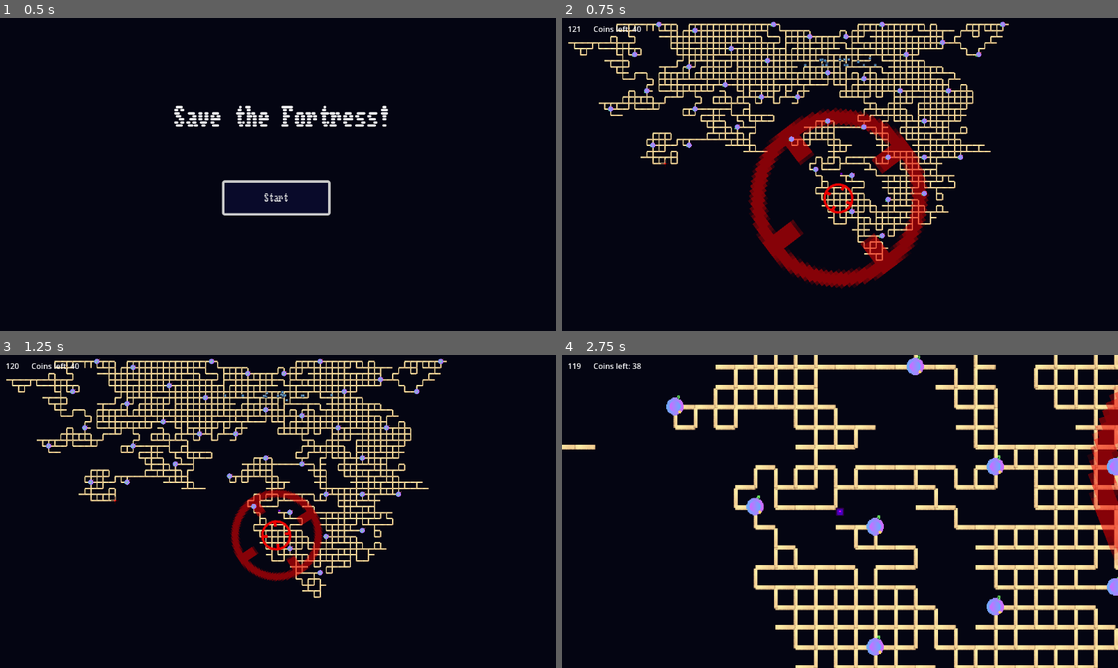
Above: before the commit, frames 1-4 (two rows, left to right).
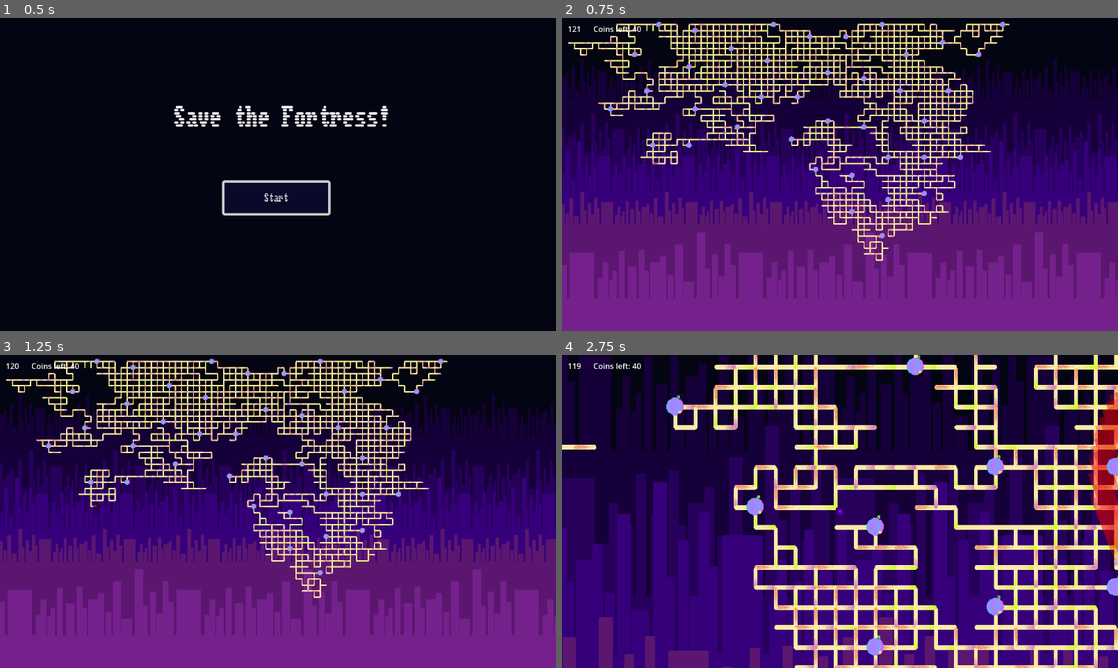
Above: after the commit, the same moments.

Repository: Kurooco/TwoDays
Game: Godot game, scene res://scenes/game_manager.tscn
Same seed, same stepped clock (60 frames per second), same inputs: the game is played once before the commit and once after it. The engine's default icon, where the game draws it, is replaced by a stand-in: a white triangle on a blue panel in a dark square.
Inputs (mouse positions are in pixels of both pictures, inside the frame that each line leads up to):
- Up to frame 1 (0.5 s): no input
- Up to frame 2 (0.75 s): click "Start" at 0.5 s
- Up to frame 3 (1.25 s): no input
- Up to frame 4 (2.75 s): move the mouse to (962, 495) at 1.27 s; hold W (up) from 1.28 s (still down); click (962, 495) at 1.35 s; move the mouse to (728, 527) at 2.02 s; tap C (toggle camera) at 2.1 s

Frame 1 is identical in both runs. In frame 2, 80% of the frame differs, in the area x 0-100%, y 1-100%; in frame 3, 80%; in frame 4, 83%, in the area x 0-100%, y 0-100%.

Commit message:
added background and popsicle art

Diff:
--- a/project.godot
+++ b/project.godot
@@ -75,6 +75,7 @@
 [rendering]
 
 textures/canvas_textures/default_texture_filter=0
+textures/canvas_textures/default_texture_repeat=1
 renderer/rendering_method="gl_compatibility"
 renderer/rendering_method.mobile="gl_compatibility"
 environment/defaults/default_clear_color=Color(0.0162374, 0.0211116, 0.0717847, 1)
--- /dev/null
+++ b/resources/popsicle.tres
@@ -0,0 +1,26 @@
+[gd_resource type="SpriteFrames" load_steps=5 format=3 uid="uid://kt34kulg8jrc"]
+
+[ext_resource type="Texture2D" uid="uid://djthyg2f1312p" path="res://art/popsicle2.png" id="1_x5min"]
+[ext_resource type="Texture2D" uid="uid://dvkjqkshdr8sw" path="res://art/popsicle2_green.png" id="2_7url4"]
+[ext_resource type="Texture2D" uid="uid://dgpm1uah1644k" path="res://art/popsicle2_purple.png" id="3_dipcw"]
+[ext_resource type="Texture2D" uid="uid://cwhhde0c54oi7" path="res://art/popsicle2_red.png" id="4_aiyjt"]
+
+[resource]
+animations = [{
+"frames": [{
+"duration": 1.0,
+"texture": ExtResource("1_x5min")
+}, {
+"duration": 1.0,
+"texture": ExtResource("2_7url4")
+}, {
+"duration": 1.0,
+"texture": ExtResource("3_dipcw")
+}, {
+"duration": 1.0,
+"texture": ExtResource("4_aiyjt")
+}],
+"loop": true,
+"name": &"default",
+"speed": 5.0
+}]
--- a/scenes/builder.tscn
+++ b/scenes/builder.tscn
@@ -27,6 +27,7 @@
 autostart = true
 
 [node name="Target" type="Node2D" parent="."]
+visible = false
 position = Vector2(138.25, 88.25)
 script = ExtResource("3_d4fih")
 
--- a/scenes/main.tscn
+++ b/scenes/main.tscn
@@ -8,6 +8,7 @@
 [ext_resource type="PackedScene" uid="uid://ceelw5x4xkrhp" path="res://scenes/coin.tscn" id="6_tbgy5"]
 [ext_resource type="PackedScene" uid="uid://1fa4xsk6l5dk" path="res://scenes/cannon.tscn" id="7_6gntm"]
 [ext_resource type="PackedScene" uid="uid://caujxb4kadxl3" path="res://scenes/bomb.tscn" id="8_qpn4l"]
+[ext_resource type="Texture2D" uid="uid://doejtja3mytex" path="res://art/city_back.png" id="10_hd2he"]
 [ext_resource type="PackedScene" uid="uid://dy3q78jku1yia" path="res://scenes/panic_spawner.tscn" id="10_sjkyb"]
 
 [node name="Main" type="Node2D"]
@@ -39,7 +40,6 @@
 
 [node name="PanicSpawner" parent="." node_paths=PackedStringArray("worldmap") instance=ExtResource("10_sjkyb")]
 position = Vector2(0, -925)
-amount = 20
 worldmap = NodePath("..")
 
 [node name="CanvasLayer" type="CanvasLayer" parent="."]
@@ -90,6 +90,65 @@
 offset_bottom = 34.0
 text = "Coins left: 0"
 
+[node name="ParallaxBackground" type="ParallaxBackground" parent="."]
+
+[node name="ParallaxLayer5" type="ParallaxLayer" parent="ParallaxBackground"]
+position = Vector2(0, -489)
+scale = Vector2(0.8, 0.8)
+motion_scale = Vector2(0.5, 0.5)
+
+[node name="Sprite2D" type="Sprite2D" parent="ParallaxBackground/ParallaxLayer5"]
+modulate = Color(0.0840353, 0.000109329, 0.224007, 1)
+position = Vector2(1355, 1616.25)
+scale = Vector2(1, 3.14)
+texture = ExtResource("10_hd2he")
+region_enabled = true
+region_rect = Rect2(0, 0, 10000, 1000)
+
+[node name="ParallaxLayer" type="ParallaxLayer" parent="ParallaxBackground"]
+motion_scale = Vector2(0.7, 0.7)
+
+[node name="Sprite2D" type="Sprite2D" parent="ParallaxBackground/ParallaxLayer"]
+modulate = Color(0.152274, 0.000284934, 0.360943, 1)
+position = Vector2(-268, 1277)
+scale = Vector2(1, 3.14)
+texture = ExtResource("10_hd2he")
+region_enabled = true
+region_rect = Rect2(0, 0, 7000, 1000)
+
+[node name="ParallaxLayer3" type="ParallaxLayer" parent="ParallaxBackground"]
+motion_scale = Vector2(0.8, 0.8)
+
+[node name="Sprite2D" type="Sprite2D" parent="ParallaxBackground/ParallaxLayer3"]
+modulate = Color(0.212956, 0.000527898, 0.482716, 1)
+position = Vector2(-616, 1376)
+scale = Vector2(1, 3.14)
+texture = ExtResource("10_hd2he")
+region_enabled = true
+region_rect = Rect2(0, 0, 7000, 1000)
+
+[node name="ParallaxLayer2" type="ParallaxLayer" parent="ParallaxBackground"]
+motion_scale = Vector2(0.9, 0.9)
+
+[node name="Sprite2D" type="Sprite2D" parent="ParallaxBackground/ParallaxLayer2"]
+modulate = Color(0.358544, 0.0914364, 0.435451, 1)
+position = Vector2(580, 1159)
+scale = Vector2(1, 1.998)
+texture = ExtResource("10_hd2he")
+region_enabled = true
+region_rect = Rect2(0, 0, 7000, 1000)
+
+[node name="ParallaxLayer4" type="ParallaxLayer" parent="ParallaxBackground"]
+motion_scale = Vector2(0.95, 0.95)
+
+[node name="Sprite2D" type="Sprite2D" parent="ParallaxBackground/ParallaxLayer4"]
+modulate = Color(0.459497, 0.131204, 0.554491, 1)
+position = Vector2(-266, 2322)
+scale = Vector2(2, 3.996)
+texture = ExtResource("10_hd2he")
+region_enabled = true
+region_rect = Rect2(0, 0, 7000, 1000)
+
 [connection signal="player_died" from="Player" to="." method="_on_player_player_died"]
 [connection signal="hidden" from="PanicSpawner" to="." method="_on_panic_spawner_hidden"]
 [connection signal="timeout" from="CanvasLayer/Timer" to="." method="_on_timer_timeout"]
--- a/scenes/platform.tscn
+++ b/scenes/platform.tscn
@@ -1,7 +1,7 @@
 [gd_scene load_steps=6 format=3 uid="uid://cq78ane1yx2ai"]
 
 [ext_resource type="Script" path="res://scripts/platform.gd" id="1_x4jcs"]
-[ext_resource type="Texture2D" uid="uid://cmoo4ojti6bl0" path="res://art/platform.png" id="2_khe61"]
+[ext_resource type="SpriteFrames" uid="uid://kt34kulg8jrc" path="res://resources/popsicle.tres" id="2_bteep"]
 
 [sub_resource type="PhysicsMaterial" id="PhysicsMaterial_l64j7"]
 bounce = 0.3
@@ -27,12 +27,12 @@
 one_way_collision = true
 one_way_collision_margin = 5.0
 
-[node name="Sprite2D" type="Sprite2D" parent="."]
+[node name="Sprite2D" type="AnimatedSprite2D" parent="."]
 z_index = -1
 position = Vector2(0.167991, 1)
 rotation = -3.14159
 scale = Vector2(2.5026, 2.3858)
-texture = ExtResource("2_khe61")
+sprite_frames = ExtResource("2_bteep")
 
 [node name="Area2D" type="Area2D" parent="."]
 collision_layer = 4
--- a/scenes/pole.tscn
+++ b/scenes/pole.tscn
@@ -1,7 +1,7 @@
 [gd_scene load_steps=4 format=3 uid="uid://bek1l3fn70tlf"]
 
 [ext_resource type="Script" path="res://scripts/pole.gd" id="1_jotij"]
-[ext_resource type="Texture2D" uid="uid://cmoo4ojti6bl0" path="res://art/platform.png" id="2_n3t44"]
+[ext_resource type="SpriteFrames" uid="uid://kt34kulg8jrc" path="res://resources/popsicle.tres" id="2_pwmc2"]
 
 [sub_resource type="RectangleShape2D" id="RectangleShape2D_siaxe"]
 size = Vector2(50, 10)
@@ -17,9 +17,9 @@
 rotation = 1.5708
 shape = SubResource("RectangleShape2D_siaxe")
 
-[node name="Sprite2D" type="Sprite2D" parent="."]
+[node name="Sprite2D" type="AnimatedSprite2D" parent="."]
 z_index = -1
 position = Vector2(0.367716, 1.21021)
 rotation = 1.5708
 scale = Vector2(2.49259, 1.92496)
-texture = ExtResource("2_n3t44")
+sprite_frames = ExtResource("2_pwmc2")
--- a/scripts/builder.gd
+++ b/scripts/builder.gd
@@ -64,6 +64,7 @@
 # Called every frame. 'delta' is the elapsed time since the previous frame.
 func _process(delta):
 	#print_debug(Autoload.coins)
+	await get_tree().process_frame
 	if(Input.is_action_just_pressed("call builder")):
 		target_position = get_global_mouse_position()
 		$"../Target".global_position = target_position
--- a/scripts/platform.gd
+++ b/scripts/platform.gd
@@ -6,6 +6,7 @@
 
 # Called when the node enters the scene tree for the first time.
 func _ready():
+	$Sprite2D.frame = randi()%4
 	pass # Replace with function body.
 
 
--- a/scripts/pole.gd
+++ b/scripts/pole.gd
@@ -6,7 +6,7 @@
 
 # Called when the node enters the scene tree for the first time.
 func _ready():
-	pass # Replace with function body.
+	$Sprite2D.frame = randi()%4
 
 
 # Called every frame. 'delta' is the elapsed time since the previous frame.
Binary file added: art/city_back.png
Not shown, added: art/city_back.png.import
Binary file added: art/popsicle.png
Not shown, added: art/popsicle.png.import
Binary file added: art/popsicle2.png
Not shown, added: art/popsicle2.png.import
Binary file added: art/popsicle2_green.png
Not shown, added: art/popsicle2_green.png.import
Binary file added: art/popsicle2_purple.png
Not shown, added: art/popsicle2_purple.png.import
Binary file added: art/popsicle2_red.png
Not shown, added: art/popsicle2_red.png.import
(and 1 more such lines)
